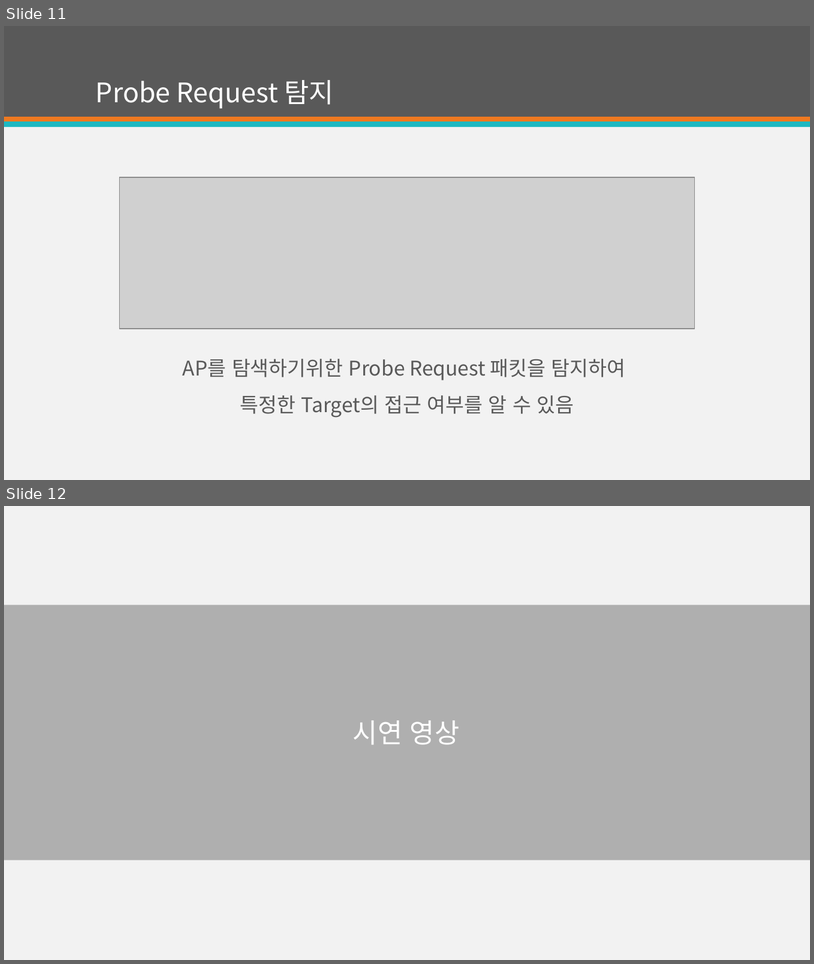
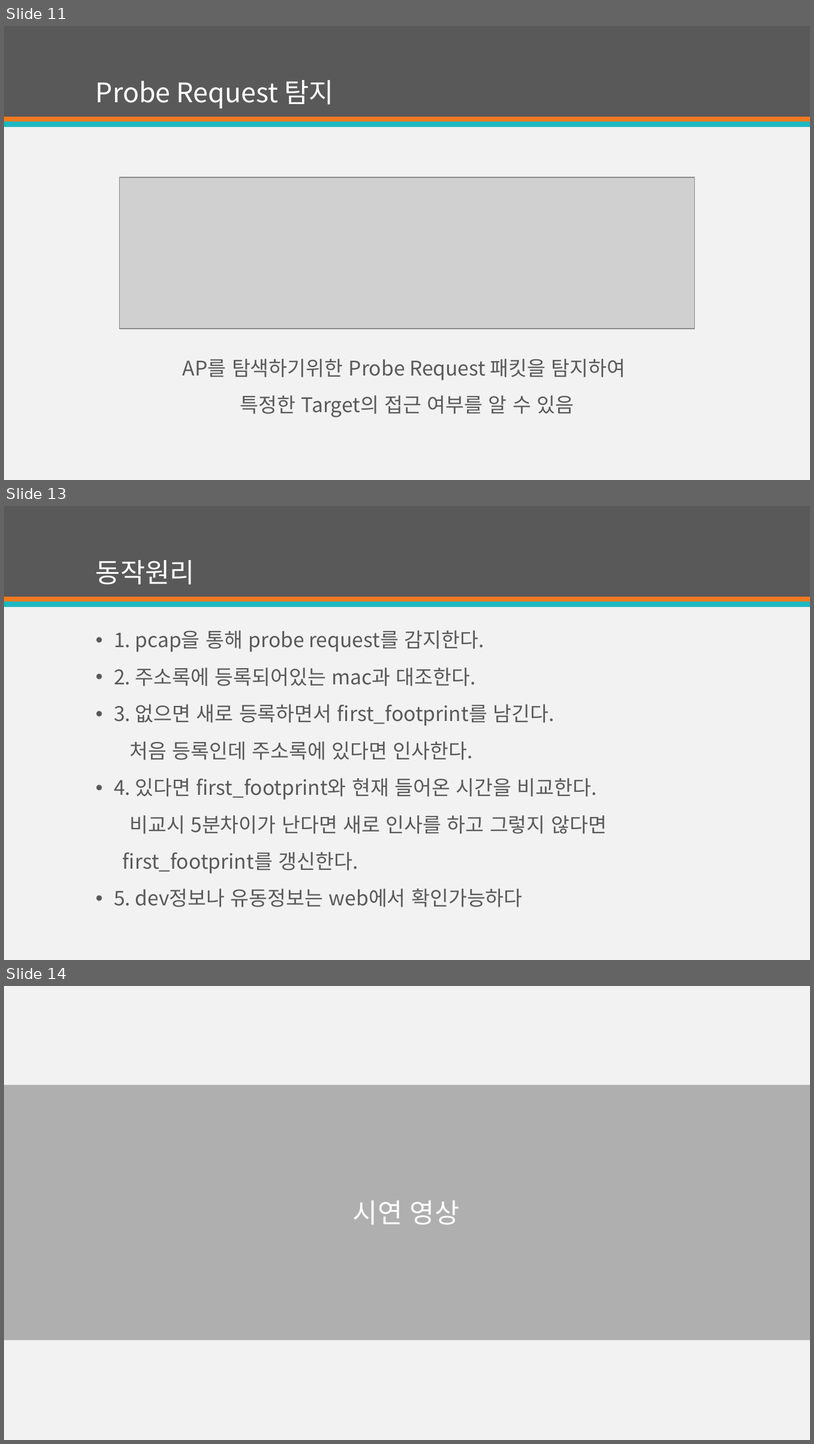
Before and after one commit to jungyoungho/Project_PPT, a slide deck: 개인프로젝트.pptx. Shown one above the other, each under a label of ours: slides 11 and 12 before the commit, slides 11, 13 and 14 after it; the slides between them are not shown. The pictures are 814x964 and 814x1444 pixels, drawn with LibreOffice and Linux fonts; fonts in the diff are those of the drawing; grey boxes stand for pictures. Boxes give left, top, right and bottom in pixels: in the first picture for what was removed or moved away, otherwise in the second. Text is boxed around its words. In the diff, an @@ line names an element or a change of style, - is before the commit and + after.

```diff
--- a/개인프로젝트.pptx
+++ b/개인프로젝트.pptx
@@ slide 13 added at (x1=4, y1=506, x2=810, y2=960), background #F2F2F2; not listed: 3 template elements that a slide beside it also shows @@
@@ title added at (x1=96, y1=560, x2=195, y2=585), 32 pt, text #FFFFFF @@
+동작원리
@@ text added at (x1=114, y1=630, x2=607, y2=907), 24 pt, text #595959 @@
+• 1. pcap을 통해 probe request를 감지한다.
+• 2. 주소록에 등록되어있는 mac과 대조한다.
+• 3. 없으면 새로 등록하면서 first_footprint를 남긴다.
+처음 등록인데 주소록에 있다면 인사한다.
+• 4. 있다면 first_footprint와 현재 들어온 시간을 비교한다.
+비교시 5분차이가 난다면 새로 인사를 하고 그렇지 않다면
+first_footprint를 갱신한다.
+• 5. dev정보나 유동정보는 web에서 확인가능하다
@@ what was slide 12 is now slide 14 @@
```
Also in this commit, not shown: 2 other slides added.
